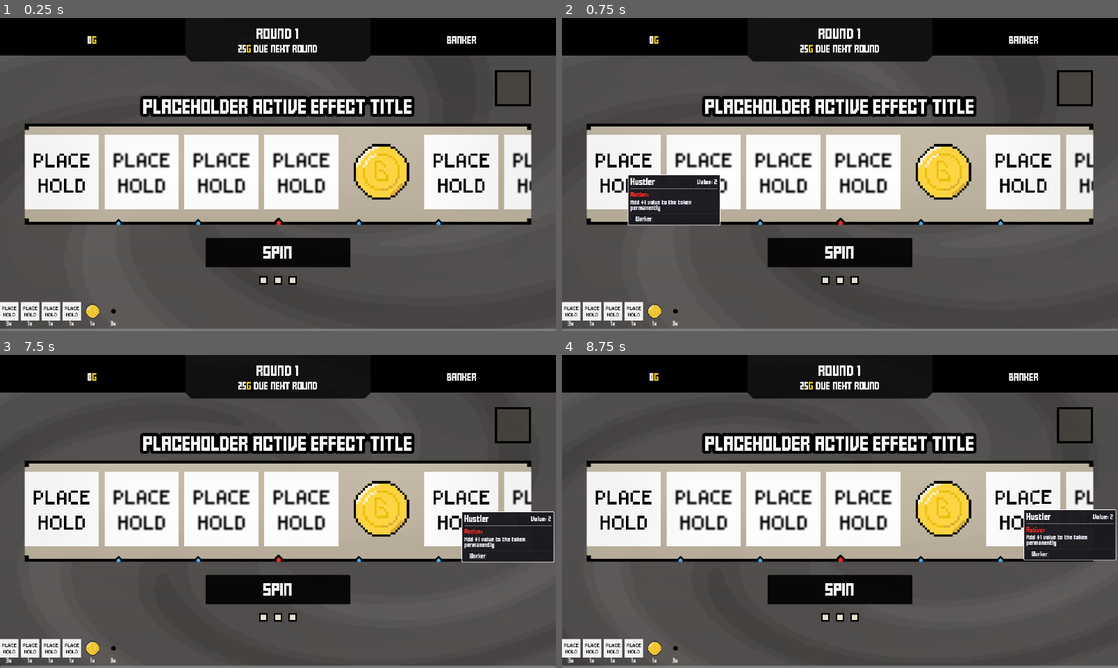
Above: before the commit, frames 1-4 (two rows, left to right).
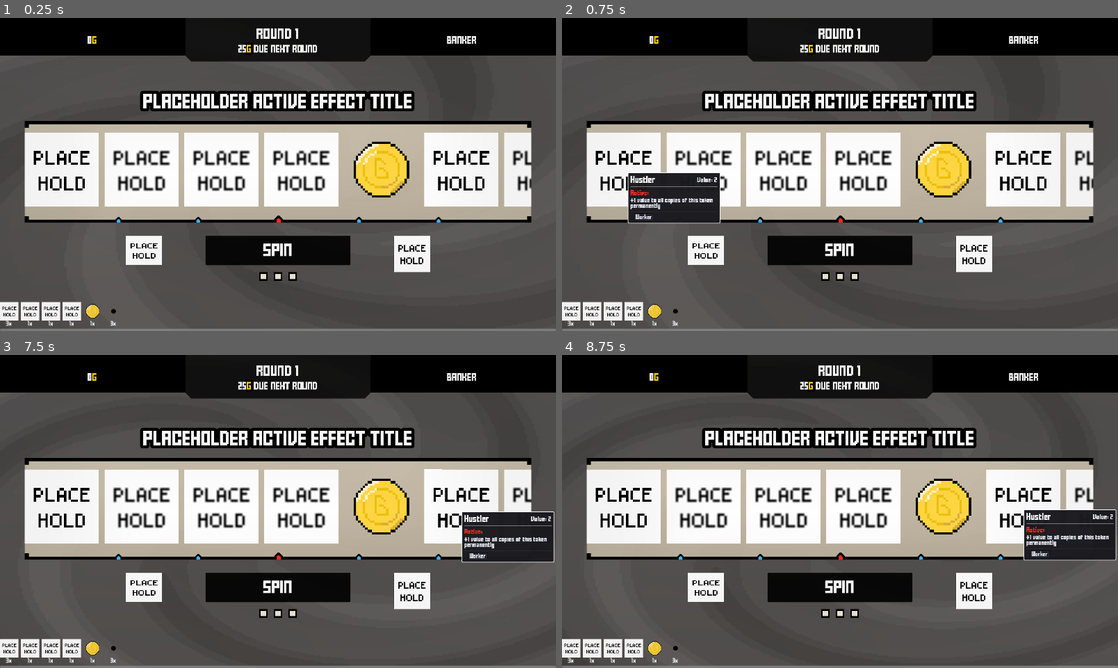
Above: after the commit, the same moments.

Repository: ZhelinWang/one-last-spin
Game: Godot game, scene res://main_ui.tscn
The game is run twice, just before and just after one commit, with the same random seed, the same clock (stepped at 60 frames per second) and the same inputs.
Inputs (mouse positions are in pixels of both pictures, inside the frame that each line leads up to; where the layout moved, square brackets give the same spot in the first picture):
- Up to frame 1 (0.25 s): no input
- Up to frame 2 (0.75 s): click (623, 168) [623, 171] at 0.5 s
- Up to frame 3 (7.5 s): click (139, 508) at 1.27 s; click (139, 505) at 2.02 s; click (222, 508) at 2.77 s; click (222, 505) at 3.52 s; click (300, 508) at 4.27 s; click (300, 505) at 5.02 s; click (383, 508) at 5.77 s; click (383, 505) at 6.52 s; click (461, 508) at 7.27 s
- Up to frame 4 (8.75 s): click (1023, 505) at 8.02 s

The runs differ from the first frame. In frame 1, 12% of the frame differs, in the area x 4-96%, y 16-86%; in frame 2, 12%; in frame 3, 12%; in frame 4, 12%.

Commit message:
hustler token fix

Diff:
--- a/main_ui.tscn
+++ b/main_ui.tscn
@@ -16,6 +16,7 @@
 [ext_resource type="Script" uid="uid://wgqbwppywr70" path="res://resetButton.gd" id="9_v54cu"]
 [ext_resource type="Shader" uid="uid://bxdl8wargxw6b" path="res://spinnerBackground.gdshader" id="10_ilgax"]
 [ext_resource type="Texture2D" uid="uid://b5wc666rsbbvq" path="res://Screenshot 2025-08-27 173116.png" id="10_mgxdc"]
+[ext_resource type="Texture2D" uid="uid://dcrsbubbw58pl" path="res://placehold.jpg" id="12_v54cu"]
 [ext_resource type="Script" uid="uid://c0k5fkukw4tni" path="res://inventoryStrip.gd" id="99_inv"]
 
 [sub_resource type="ShaderMaterial" id="ShaderMaterial_v54cu"]
@@ -105,15 +106,6 @@
 border_width_bottom = 10
 border_color = Color(0, 0, 0, 1)
 
-[sub_resource type="StyleBoxFlat" id="StyleBoxFlat_sd2ej"]
-bg_color = Color(0.282353, 0.270588, 0.235294, 0.784314)
-border_width_left = 8
-border_width_top = 8
-border_width_right = 8
-border_width_bottom = 8
-border_color = Color(0, 0, 0, 1)
-corner_detail = 1
-
 [sub_resource type="ShaderMaterial" id="ShaderMaterial_dnsp1"]
 shader = ExtResource("10_ilgax")
 shader_parameter/rim_size = 3.0
@@ -147,6 +139,19 @@
 
 [sub_resource type="CanvasItemMaterial" id="CanvasItemMaterial_ktt6o"]
 blend_mode = 3
+
+[sub_resource type="StyleBoxFlat" id="StyleBoxFlat_sd2ej"]
+bg_color = Color(0.28235295, 0.27058825, 0.23529412, 0)
+border_width_left = 8
+border_width_top = 8
+border_width_right = 8
+border_width_bottom = 8
+border_color = Color(0, 0, 0, 1)
+corner_radius_top_left = 4
+corner_radius_top_right = 4
+corner_radius_bottom_right = 4
+corner_radius_bottom_left = 4
+corner_detail = 1
 
 [sub_resource type="StyleBoxFlat" id="StyleBoxFlat_ilgax"]
 bg_color = Color(0.933333, 0.913725, 0.843137, 1)
@@ -261,7 +266,7 @@
 theme_override_constants/margin_left = 0
 theme_override_constants/margin_top = 0
 theme_override_constants/margin_right = 0
-theme_override_constants/margin_bottom = 30
+theme_override_constants/margin_bottom = 12
 
 [node name="topUIContainer" type="HBoxContainer" parent="mainContainer/topUIMarginContainer"]
 layout_mode = 2
@@ -370,6 +375,7 @@
 alignment = 1
 
 [node name="valuePanelBackground" type="Panel" parent="mainContainer/playMarginContainer/VBoxContainer/HBoxContainer"]
+visible = false
 custom_minimum_size = Vector2(125, 100)
 layout_mode = 2
 size_flags_vertical = 0
@@ -394,9 +400,8 @@
 
 [node name="activeEffect" type="RichTextLabel" parent="mainContainer/playMarginContainer/VBoxContainer/HBoxContainer/VBoxContainer/MarginContainer"]
 unique_name_in_owner = true
-custom_minimum_size = Vector2(1490, 160)
-layout_mode = 2
-size_flags_horizontal = 4
+custom_minimum_size = Vector2(1600, 160)
+layout_mode = 2
 theme_override_colors/font_outline_color = Color(0, 0, 0, 1)
 theme_override_constants/line_separation = 30
 theme_override_constants/outline_size = 44
@@ -407,16 +412,10 @@
 horizontal_alignment = 1
 vertical_alignment = 2
 
-[node name="classAbilityPanel" type="Panel" parent="mainContainer/playMarginContainer/VBoxContainer/HBoxContainer"]
-custom_minimum_size = Vector2(125, 125)
-layout_mode = 2
-size_flags_horizontal = 3
-size_flags_vertical = 0
-theme_override_styles/panel = SubResource("StyleBoxFlat_sd2ej")
-
 [node name="spinMarginContainer" type="MarginContainer" parent="mainContainer"]
 layout_mode = 2
 size_flags_vertical = 3
+theme_override_constants/margin_top = 10
 theme_override_constants/margin_bottom = 40
 
 [node name="gameElementsContainer" type="VBoxContainer" parent="mainContainer/spinMarginContainer"]
@@ -571,19 +570,27 @@
 [node name="spinButtonWrapper" type="MarginContainer" parent="mainContainer/bottomUISpinContainer"]
 layout_mode = 2
 mouse_filter = 2
-theme_override_constants/margin_bottom = 30
+theme_override_constants/margin_bottom = 0
 
 [node name="HBoxContainer" type="HBoxContainer" parent="mainContainer/bottomUISpinContainer/spinButtonWrapper"]
 layout_mode = 2
 size_flags_horizontal = 4
 size_flags_vertical = 0
-theme_override_constants/separation = 0
+theme_override_constants/separation = 150
+
+[node name="eyeHover" type="TextureRect" parent="mainContainer/bottomUISpinContainer/spinButtonWrapper/HBoxContainer"]
+custom_minimum_size = Vector2(125, 100)
+layout_mode = 2
+size_flags_horizontal = 8
+size_flags_vertical = 0
+texture = ExtResource("12_v54cu")
 
 [node name="spinButton" type="Button" parent="mainContainer/bottomUISpinContainer/spinButtonWrapper/HBoxContainer"]
 unique_name_in_owner = true
 material = SubResource("CanvasItemMaterial_ktt6o")
 custom_minimum_size = Vector2(500, 100)
 layout_mode = 2
+size_flags_horizontal = 6
 size_flags_vertical = 0
 mouse_default_cursor_shape = 2
 script = ExtResource("8_yubjs")
@@ -605,10 +612,27 @@
 horizontal_alignment = 1
 vertical_alignment = 1
 
+[node name="classAbilityPanel" type="Panel" parent="mainContainer/bottomUISpinContainer/spinButtonWrapper/HBoxContainer"]
+custom_minimum_size = Vector2(125, 125)
+layout_mode = 2
+size_flags_horizontal = 8
+size_flags_vertical = 0
+theme_override_styles/panel = SubResource("StyleBoxFlat_sd2ej")
+
+[node name="NinePatchRect" type="NinePatchRect" parent="mainContainer/bottomUISpinContainer/spinButtonWrapper/HBoxContainer/classAbilityPanel"]
+layout_mode = 1
+anchors_preset = 15
+anchor_right = 1.0
+anchor_bottom = 1.0
+grow_horizontal = 2
+grow_vertical = 2
+texture = ExtResource("12_v54cu")
+
 [node name="spinCounterHBox" type="HBoxContainer" parent="mainContainer"]
 custom_minimum_size = Vector2(300, 0)
 layout_mode = 2
 size_flags_vertical = 3
+theme_override_constants/separation = 0
 alignment = 1
 
 [node name="spinCounterGrid" type="GridContainer" parent="mainContainer/spinCounterHBox"]
--- a/tokens/hustler.tres
+++ b/tokens/hustler.tres
@@ -20,5 +20,5 @@
 value = 2
 tags = PackedStringArray("Worker")
 abilities = Array[ExtResource("1_e50h6")]([SubResource("Resource_8rgfy")])
-activeDescription = "Add +1 value to the token permanently"
+activeDescription = "+1 value to all copies of this token permanently "
 metadata/_custom_type_script = "uid://2lqsh3g3xqag"
Not shown: 1 places in main_ui.tscn that only renumber resources
